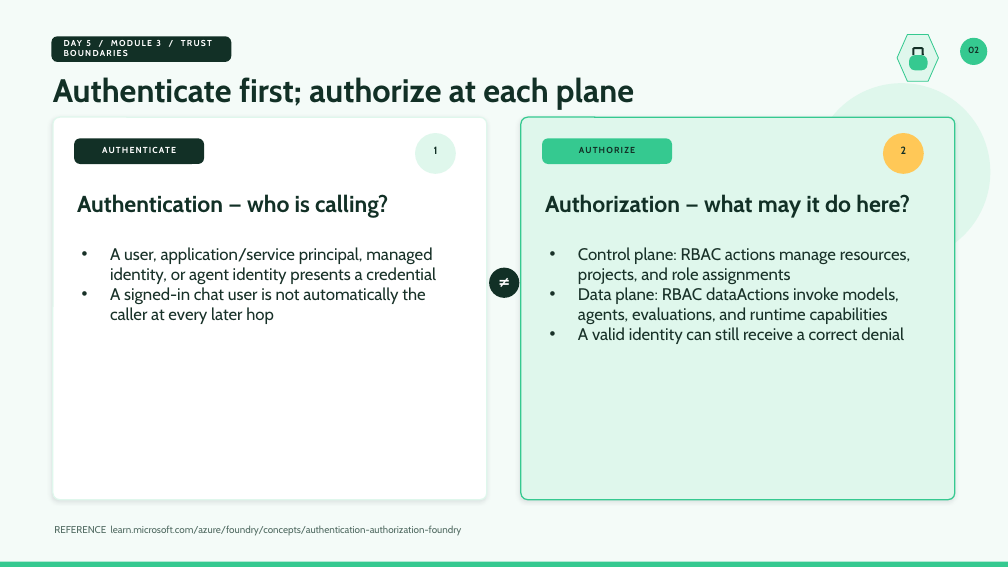
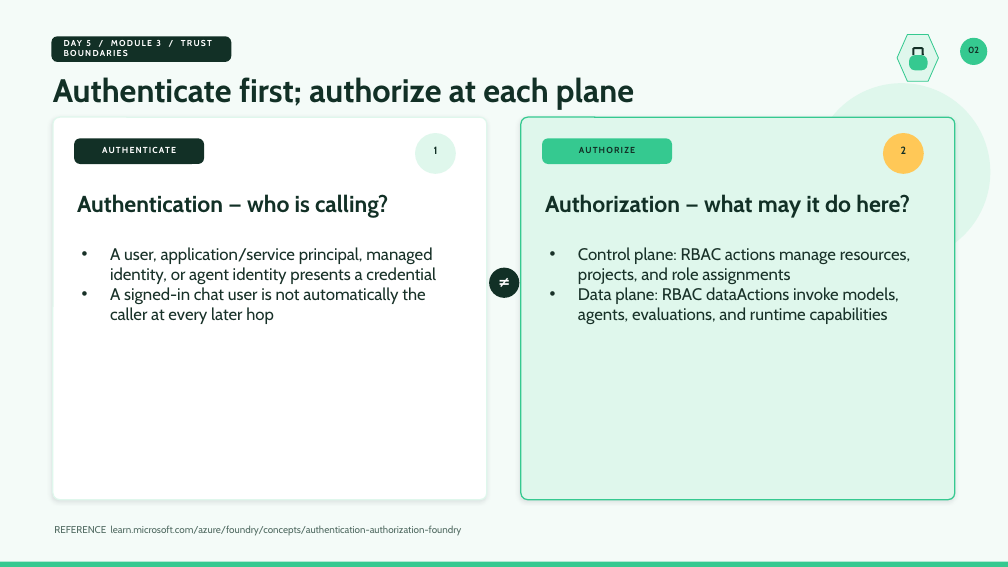
Before and after one commit to JimPiquant/Building-AI-Apps-and-Agents, a slide deck: slide 2 of decks/day5/module-3-identity-security.pptx. Drawn at 1008x567 pixels with LibreOffice and Linux fonts; fonts in the diff are those of the drawing. Boxes give left, top, right and bottom in pixels: in the first picture for what was removed or moved away, otherwise in the second. Text is boxed around its words. In the diff, an @@ line names an element or a change of style, - is before the commit and + after.

```diff
--- a/decks/day5/module-3-identity-security.pptx
+++ b/decks/day5/module-3-identity-security.pptx
@@ text at bbox=[578, 327, 904, 344]: paragraph removed @@
-• A valid identity can still receive a correct denial
```
Also in this commit, not shown: 2 other slides changed, 1 other file.
